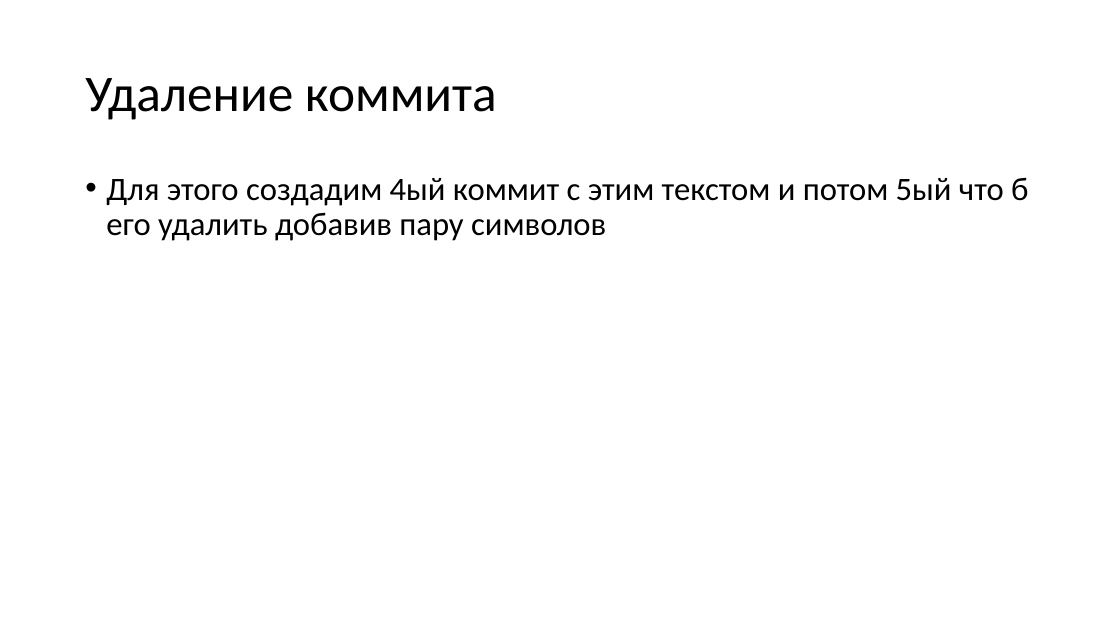
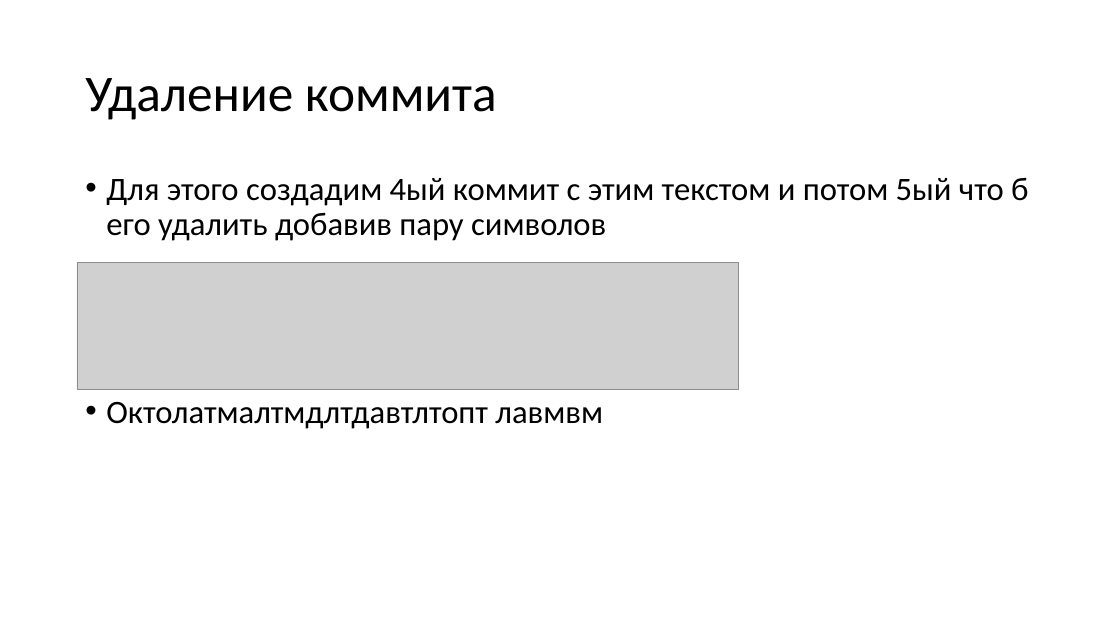
Before and after one commit to shor1to/js, a slide deck: slide 6 of основы работы с гит.pptx. Drawn at 1120x630 pixels with LibreOffice and Linux fonts; fonts in the diff are those of the drawing; grey boxes stand for pictures. Boxes give left, top, right and bottom in pixels: in the first picture for what was removed or moved away, otherwise in the second. Text is boxed around its words. In the diff, an @@ line names an element or a change of style, - is before the commit and + after.

Commit message:
создание пятого коммита

```diff
--- a/основы работы с гит.pptx
+++ b/основы работы с гит.pptx
@@ picture added at (77, 262, 739, 390) @@
@@ text at (106, 401, 603, 429): paragraph added @@
+• Октолатмалтмдлтдавтлтопт лавмвм
```
